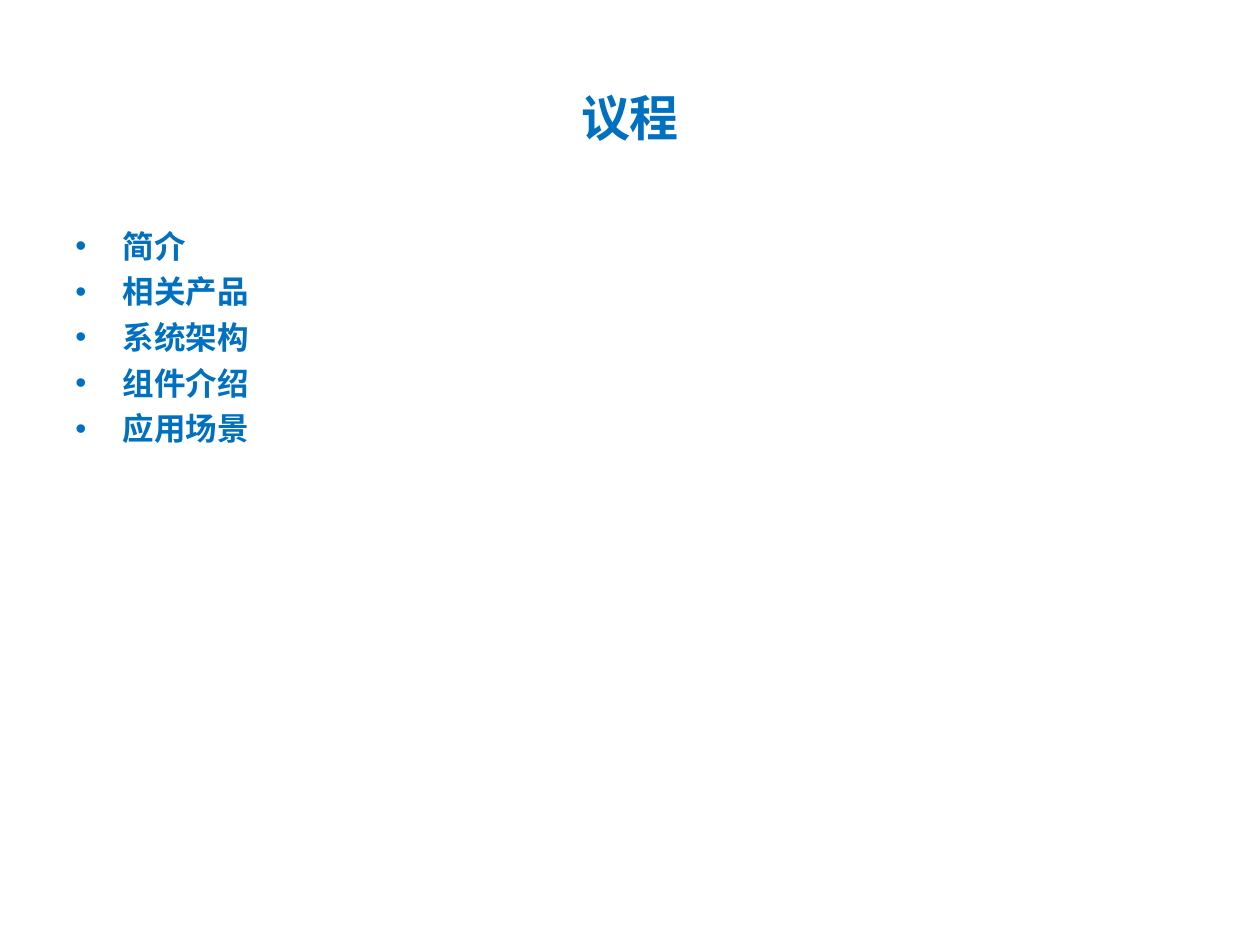
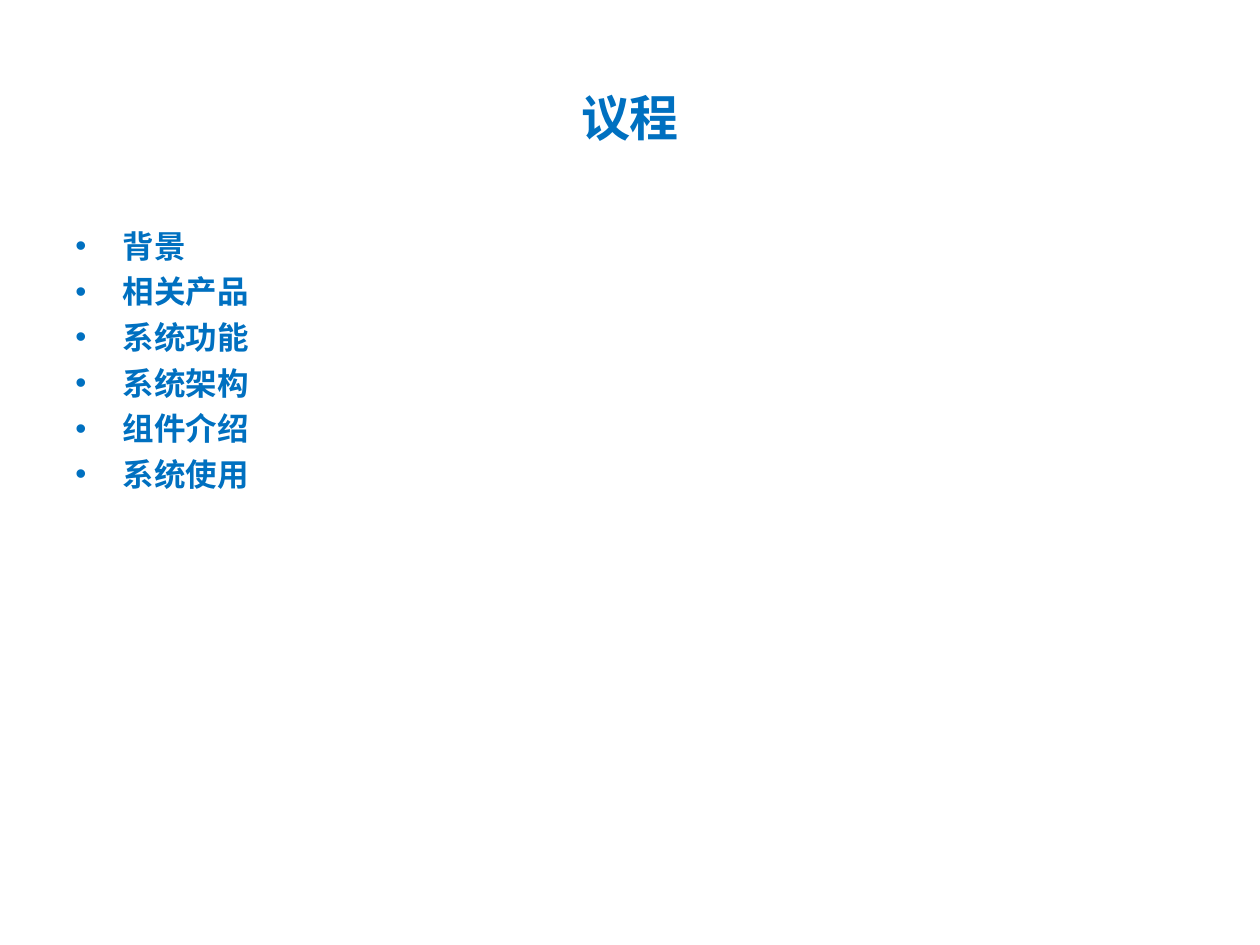
Before and after one commit to ylpu/distribute-scheduler, a slide deck: slide 2 of files/dis-scheduler.ppt. Drawn at 1260x945 pixels with LibreOffice and Linux fonts; fonts in the diff are those of the drawing. Boxes give left, top, right and bottom in pixels: in the first picture for what was removed or moved away, otherwise in the second. Text is boxed around its words. In the diff, an @@ line names an element or a change of style, - is before the commit and + after.

```diff
--- a/files/dis-scheduler.ppt
+++ b/files/dis-scheduler.ppt
@@ text at (x1=123, y1=231, x2=186, y2=261): text changed @@
-• 简介
+• 背景
@@ text at (x1=123, y1=322, x2=249, y2=352): paragraph added @@
+• 系统功能
@@ text at (x1=123, y1=459, x2=249, y2=489): text changed @@
-• 应用场景
+• 系统使用
```
Also in this commit, not shown: 9 other slides changed, 4 slides added, 14 other files.
